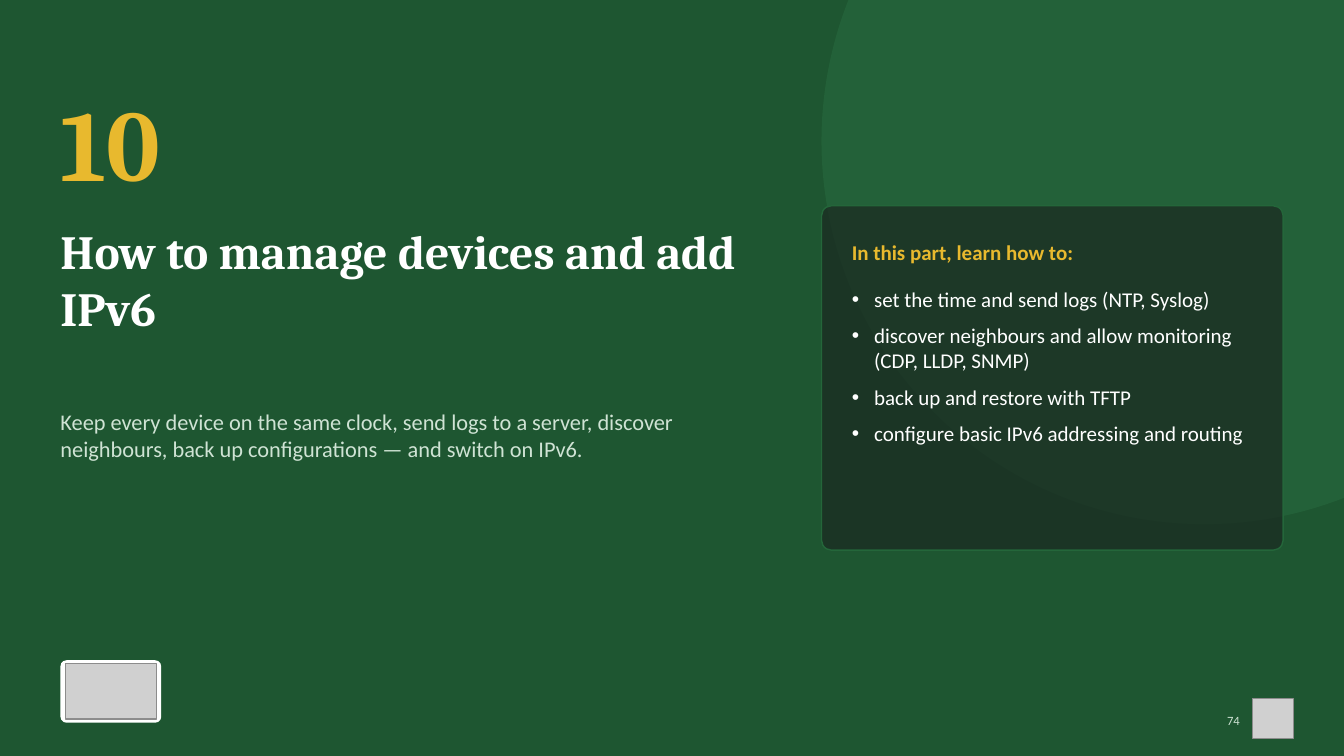
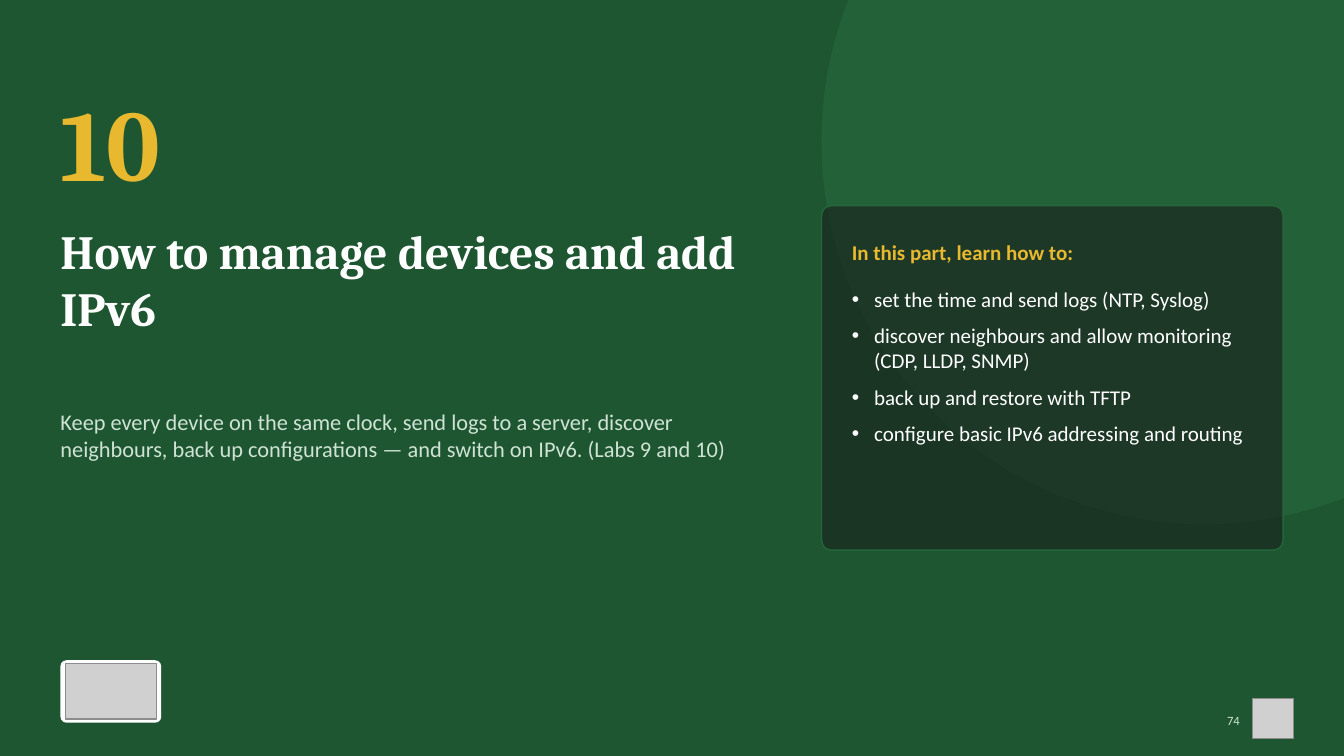
Before and after one commit to proJacob/israel, a slide deck: slide 74 of Packet_Tracer_CLI_Workbook_0612_451_07A.pptx. Drawn at 1344x756 pixels with LibreOffice and Linux fonts; fonts in the diff are those of the drawing; grey boxes stand for pictures. Boxes give left, top, right and bottom in pixels: in the first picture for what was removed or moved away, otherwise in the second. Text is boxed around its words. In the diff, an @@ line names an element or a change of style, - is before the commit and + after.

```diff
--- a/Packet_Tracer_CLI_Workbook_0612_451_07A.pptx
+++ b/Packet_Tracer_CLI_Workbook_0612_451_07A.pptx
@@ text at box(60, 414, 724, 461): text changed @@
-Keep every device on the same clock, send logs to a server, discover neighbours, back up configurations — and switch on IPv6.
+Keep every device on the same clock, send logs to a server, discover neighbours, back up configurations — and switch on IPv6. (Labs 9 and 10)
```
Also in this commit, not shown: 25 other slides changed, 8 other files.
